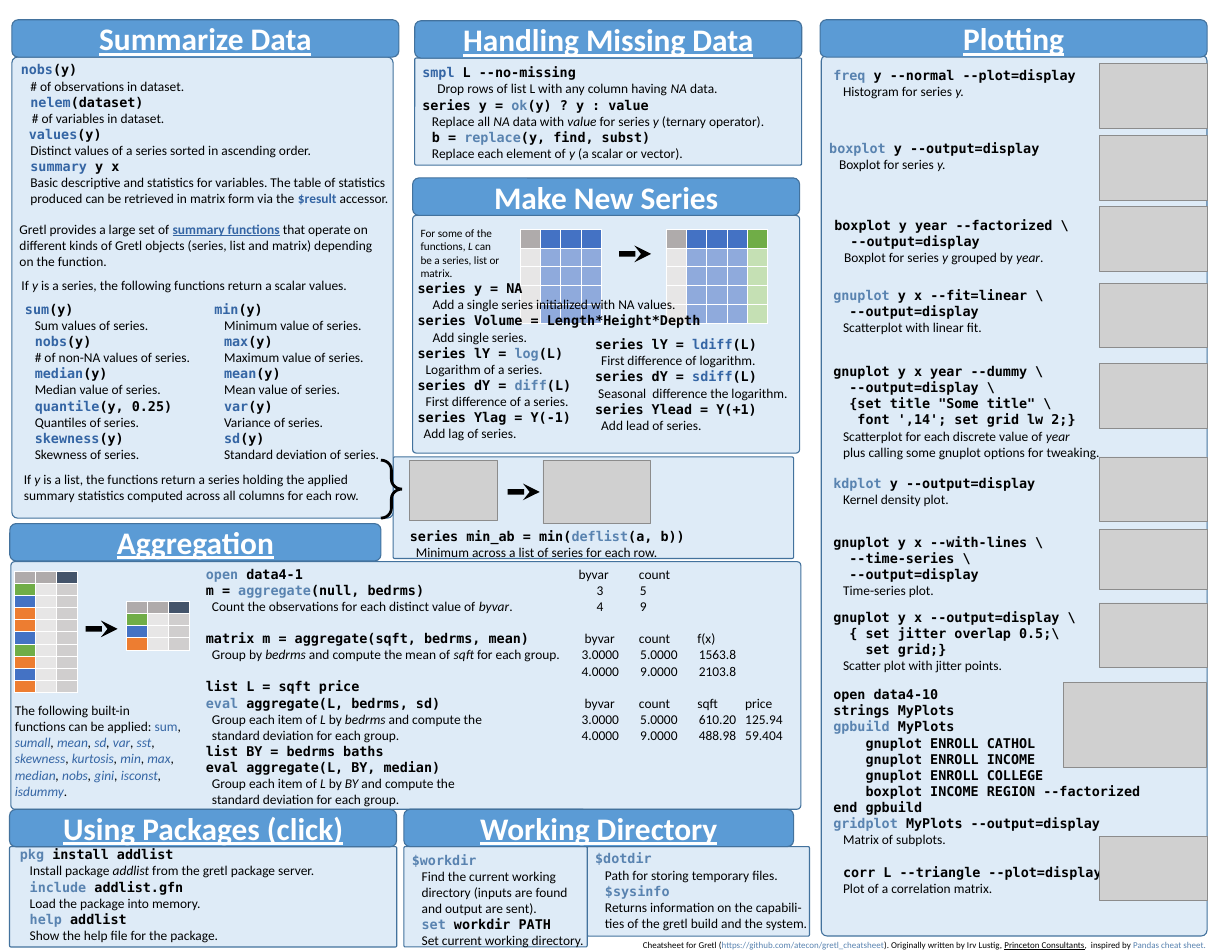
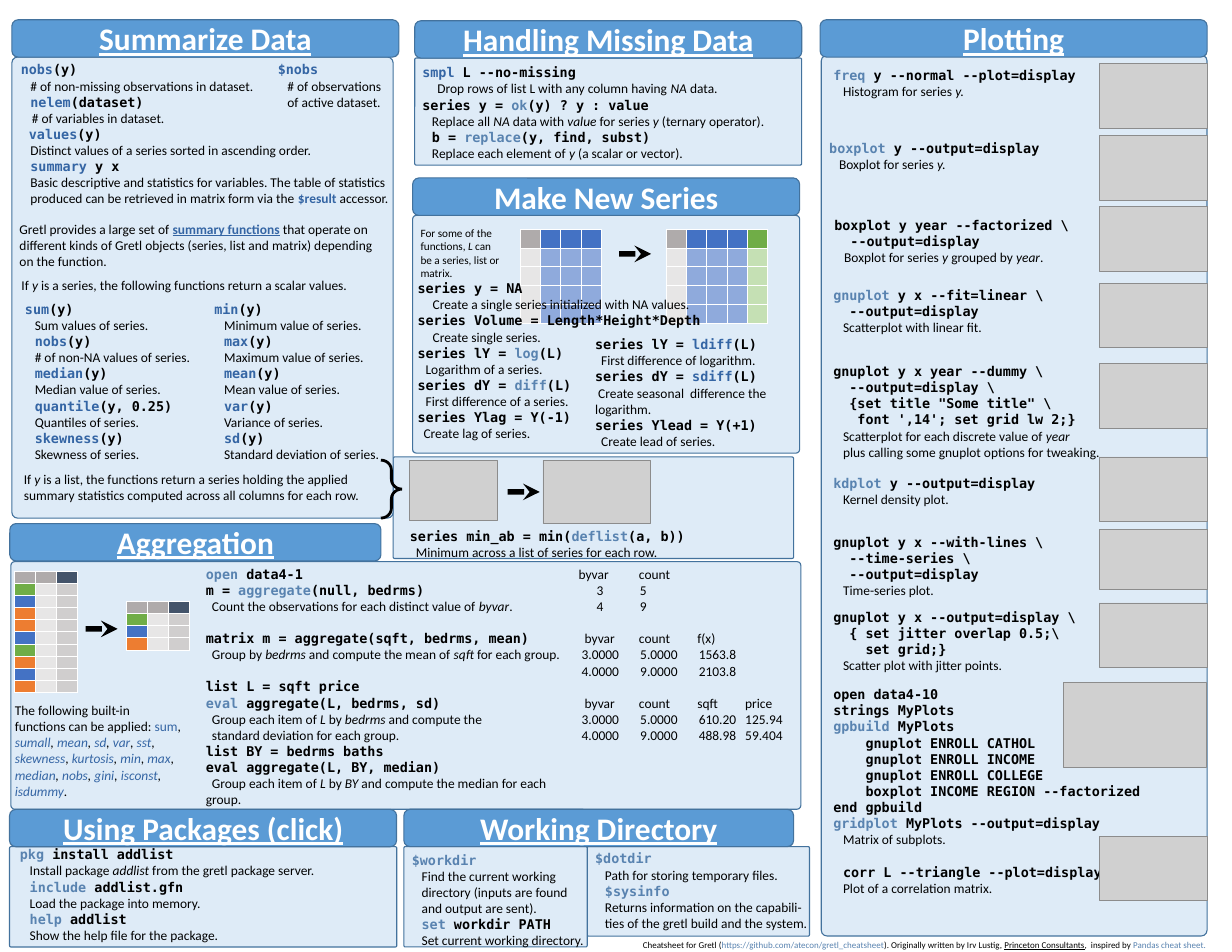
Before and after one commit to gretl-project/gretl_cheatsheet, a slide deck: slide 2 of datahandling.odp. Drawn at 1232x952 pixels with LibreOffice and Linux fonts; fonts in the diff are those of the drawing; grey boxes stand for pictures. Boxes give left, top, right and bottom in pixels: in the first picture for what was removed or moved away, otherwise in the second. Text is boxed around its words. In the diff, an @@ line names an element or a change of style, - is before the commit and + after.

```diff
--- a/datahandling.odp
+++ b/datahandling.odp
@@ text at [40, 81, 253, 94]: text changed @@
-# of observations in dataset.
+# of non-missing observations in dataset.
@@ text added at [278, 64, 381, 107], 12 pt, text #000000 @@
+$nobs
+# of observations of active dataset.
@@ text at [433, 298, 690, 313]: text changed @@
-Add a single series initialized with NA values.
+Create a single series initialized with NA values.
@@ text at [433, 332, 541, 345]: text changed @@
-Add single series.
+Create single series.
@@ text at [595, 388, 766, 417]: text changed @@
-Seasonal difference the logarithm.
+Create seasonal difference the logarithm.
@@ text at [424, 428, 530, 441]: text changed @@
-Add lag of series.
+Create lag of series.
@@ text at [601, 436, 715, 446]: text changed @@
-Add lead of series.
+Create lead of series.
@@ text at [206, 778, 546, 807]: text changed @@
-Group each item of L by BY and compute the
-standard deviation for each group.
+Group each item of L by BY and compute the median for each group.
```
Also in this commit, not shown: 1 other slide changed, 1 other file.
